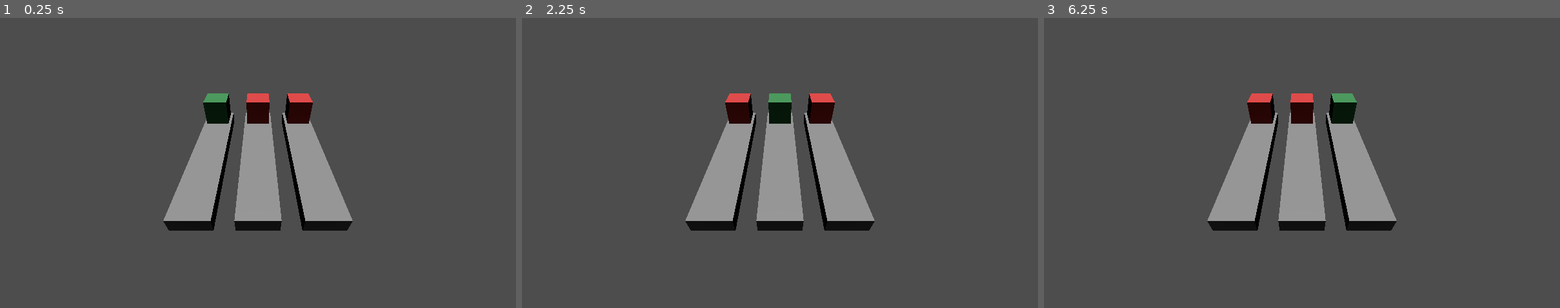
Above: before the commit, frames 1-3 (left to right).
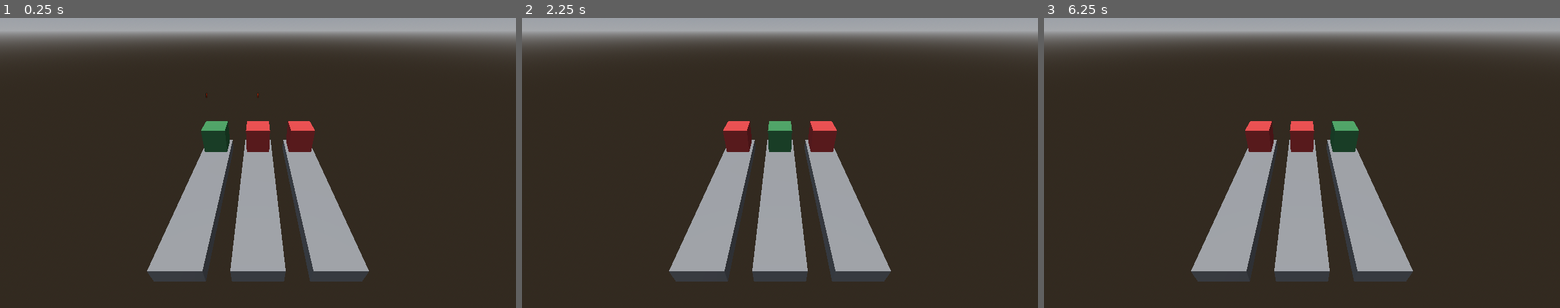
Above: after the commit, the same moments.

Repository: emmdie/3m5Jam2024_1
Game: Godot game, scene res://Scenes/game.tscn
Same seed, same stepped clock (60 frames per second), same inputs: the game is played once before the commit and once after it.
Inputs (mouse positions are in pixels of both pictures, inside the frame that each line leads up to):
- Up to frame 1 (0.25 s): no input
- Up to frame 2 (2.25 s): tap Enter at 0.5, 2 s; move the mouse to (893, 148) at 0.52 s; tap Space at 1.25 s; move the mouse to (676, 177) at 1.27 s; move the mouse to (831, 99) at 2.02 s
- Up to frame 3 (6.25 s): tap Space at 2.75, 4.25 s; move the mouse to (1276, 221) at 2.77 s; tap Enter at 3.5 s; move the mouse to (1456, 206) at 3.52 s; move the mouse to (1147, 119) at 4.27 s; move the mouse to (1327, 163) at 5.02 s; move the mouse to (1224, 90) at 5.77 s

The runs differ from the first frame. In frame 1, 90% of the frame differs, in the area x 0-100%, y 0-100%; in frame 2, 90%; in frame 3, 90%.

Commit message:
Switch warning

Diff:
--- a/Scenes/game.gd
+++ b/Scenes/game.gd
@@ -23,6 +23,8 @@
 			lane2 = lanes.pick_random()
 
 
+const SwitchWarning := preload("res://Scenes/switch_warning.tscn")
+
 @onready var lanes: Array[Lane] = [
 	$Lanes/Lane1,
 	$Lanes/Lane2,
@@ -34,13 +36,49 @@
 
 var switches: Array[SwitchTowerDef] = []
 
+var switch_warning_1: Node3D
+var switch_warning_2: Node3D
+
+func __animate_warning_appear():
+	if switch_warning_1:
+		switch_warning_1.global_position = switches[0].lane1.global_position + Vector3.UP * 2
+		switch_warning_1.scale = Vector3.ZERO
+		switch_warning_1.show()
+	if switch_warning_2:
+		switch_warning_2.global_position = switches[0].lane2.global_position + Vector3.UP * 2
+		switch_warning_2.scale = Vector3.ZERO
+		switch_warning_2.show()
+
+	var tween = get_tree().create_tween()
+
+	if switch_warning_1:
+		tween.tween_property(switch_warning_1, "scale", Vector3.ONE, 0.1)
+	if switch_warning_2:
+		tween.parallel().tween_property(switch_warning_2, "scale", Vector3.ONE, 0.1).set_delay(0.05)
+	await tween.finished
+
+func __animate_warning_disappear():
+	var tween = get_tree().create_tween()
+	if switch_warning_1:
+		tween.tween_property(switch_warning_1, "scale", Vector3.ZERO, 0.1)
+	if switch_warning_2:
+		tween.parallel().tween_property(switch_warning_2, "scale", Vector3.ZERO, 0.1).set_delay(0.05)
+	await tween.finished
+
 func _ready():
 	randomize()
+
+	switch_warning_1 = SwitchWarning.instantiate()
+	switch_warning_2 = SwitchWarning.instantiate()
+	add_child(switch_warning_1)
+	add_child(switch_warning_2)
 
 	GameState.tower_switch_timer = get_tree().create_timer(GameState.rules.tower_switch_time)
 	GameState.tower_switch_timer.timeout.connect(__on_tower_switch, CONNECT_ONE_SHOT)
 
 	switches.append(SwitchTowerDef.new(lanes))
+
+	__animate_warning_appear()
 
 	for lane in lanes:
 		var queue = TowerQueue.new()
@@ -62,6 +100,8 @@
 	var tq1: TowerQueue
 	var tq2: TowerQueue
 
+	__animate_warning_disappear()
+
 	var switch = switches.pop_front()
 
 	for tower_queue in tower_queues:
@@ -81,3 +121,6 @@
 
 	GameState.tower_switch_timer = get_tree().create_timer(GameState.rules.tower_switch_time)
 	GameState.tower_switch_timer.timeout.connect(__on_tower_switch, CONNECT_ONE_SHOT)
+
+	await get_tree().create_timer(0.5).timeout
+	__animate_warning_appear()
--- a/Scenes/game.tscn
+++ b/Scenes/game.tscn
@@ -1,7 +1,16 @@
-[gd_scene load_steps=3 format=3 uid="uid://d4d7ecqlohxt"]
+[gd_scene load_steps=6 format=3 uid="uid://d4d7ecqlohxt"]
 
 [ext_resource type="Script" path="res://Scenes/game.gd" id="1_50n6b"]
 [ext_resource type="PackedScene" uid="uid://65w17xmk8mqq" path="res://Scenes/lane.tscn" id="1_peffo"]
+
+[sub_resource type="ProceduralSkyMaterial" id="ProceduralSkyMaterial_07nas"]
+
+[sub_resource type="Sky" id="Sky_lk2pr"]
+sky_material = SubResource("ProceduralSkyMaterial_07nas")
+
+[sub_resource type="Environment" id="Environment_bt6cj"]
+background_mode = 2
+sky = SubResource("Sky_lk2pr")
 
 [node name="Game" type="Node3D"]
 script = ExtResource("1_50n6b")
@@ -19,7 +28,10 @@
 transform = Transform3D(1, 0, 0, 0, 1, 0, 0, 0, 1, 1.5, 0, 0)
 
 [node name="Camera3D" type="Camera3D" parent="."]
-transform = Transform3D(1, 0, 0, 0, 0.75261, 0.658466, 0, -0.658466, 0.75261, 0, 3.54834, 6.19382)
+transform = Transform3D(1, 0, 0, 0, 0.819112, 0.573634, 0, -0.573634, 0.819112, 0, 3.54954, 5.66851)
 
 [node name="DirectionalLight3D" type="DirectionalLight3D" parent="."]
 transform = Transform3D(1, 0, 0, 0, 0.0157248, 0.999876, 0, -0.999876, 0.0157248, 0, 5.26391, 0)
+
+[node name="WorldEnvironment" type="WorldEnvironment" parent="."]
+environment = SubResource("Environment_bt6cj")
--- /dev/null
+++ b/Scenes/switch_warning.tscn
@@ -0,0 +1,10 @@
+[gd_scene format=3 uid="uid://bcngo1c0brddn"]
+
+[node name="SwitchWarning" type="Node3D"]
+
+[node name="Label3D" type="Label3D" parent="."]
+billboard = 1
+modulate = Color(0.838541, 0.207631, 0.0681146, 1)
+text = "!"
+font_size = 33
+outline_size = 8
